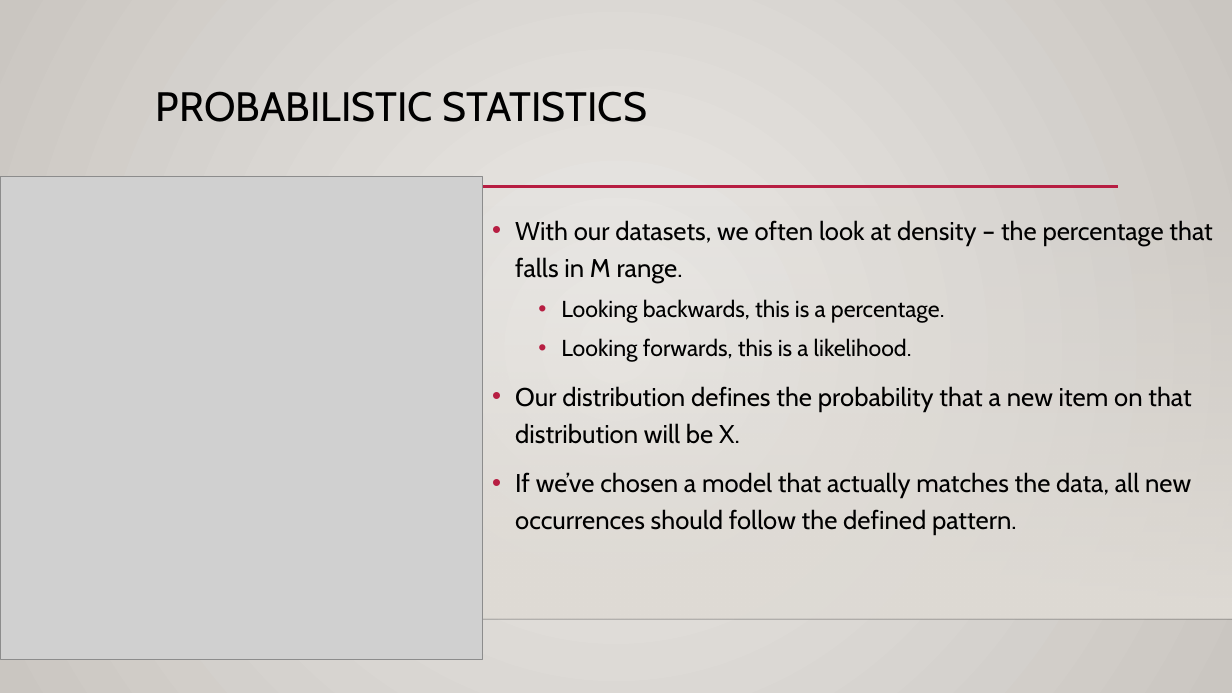
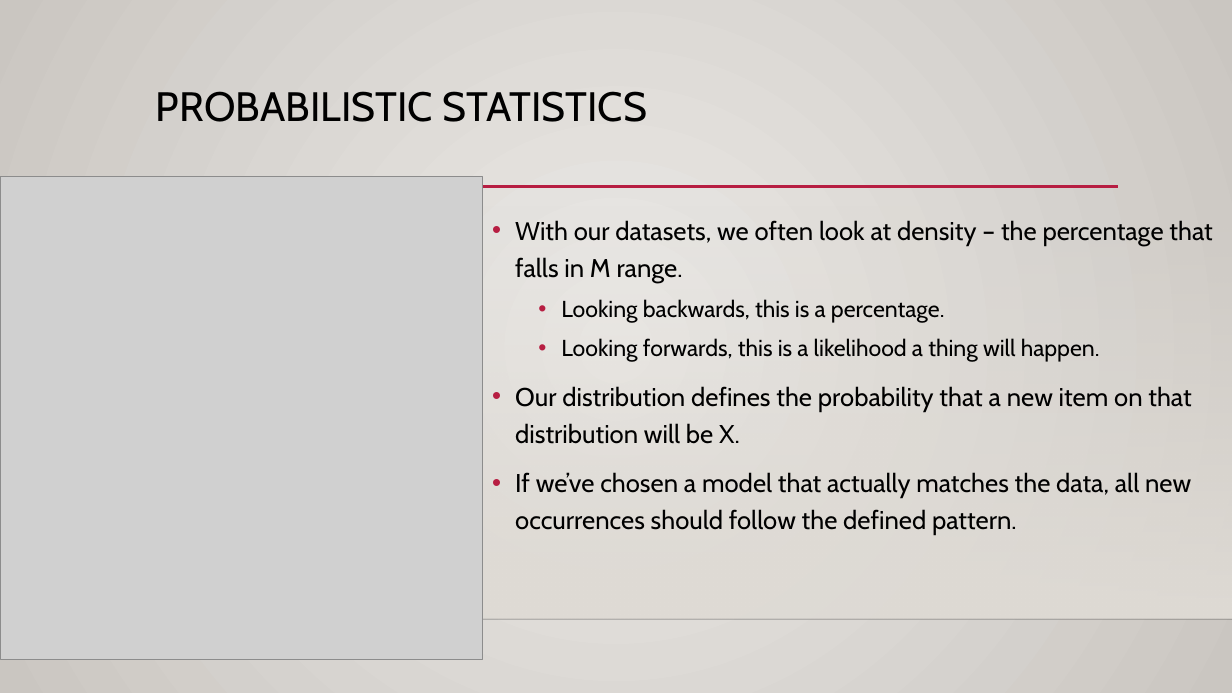
Before and after one commit to AkeemSemperDataScience/Basic_Stats_in_Python_Student_Repository, a slide deck: slide 12 of reference_material/slides/013_Probability_and_Bayes.pptx (slide 9 before the commit). Drawn at 1232x693 pixels with LibreOffice and Linux fonts; fonts in the diff are those of the drawing; grey boxes stand for pictures; background and template pictures are left out. Boxes give left, top, right and bottom in pixels: in the first picture for what was removed or moved away, otherwise in the second. Text is boxed around its words. In the diff, an @@ line names an element or a change of style, - is before the commit and + after.

```diff
--- a/reference_material/slides/013_Probability_and_Bayes.pptx
+++ b/reference_material/slides/013_Probability_and_Bayes.pptx
@@ text at (561,338,1100,362): text changed @@
-  • Looking forwards, this is a likelihood.
+  • Looking forwards, this is a likelihood a thing will happen.
```
Also in this commit, not shown: 15 other slides changed, 13 slides added, 1 slide removed.
